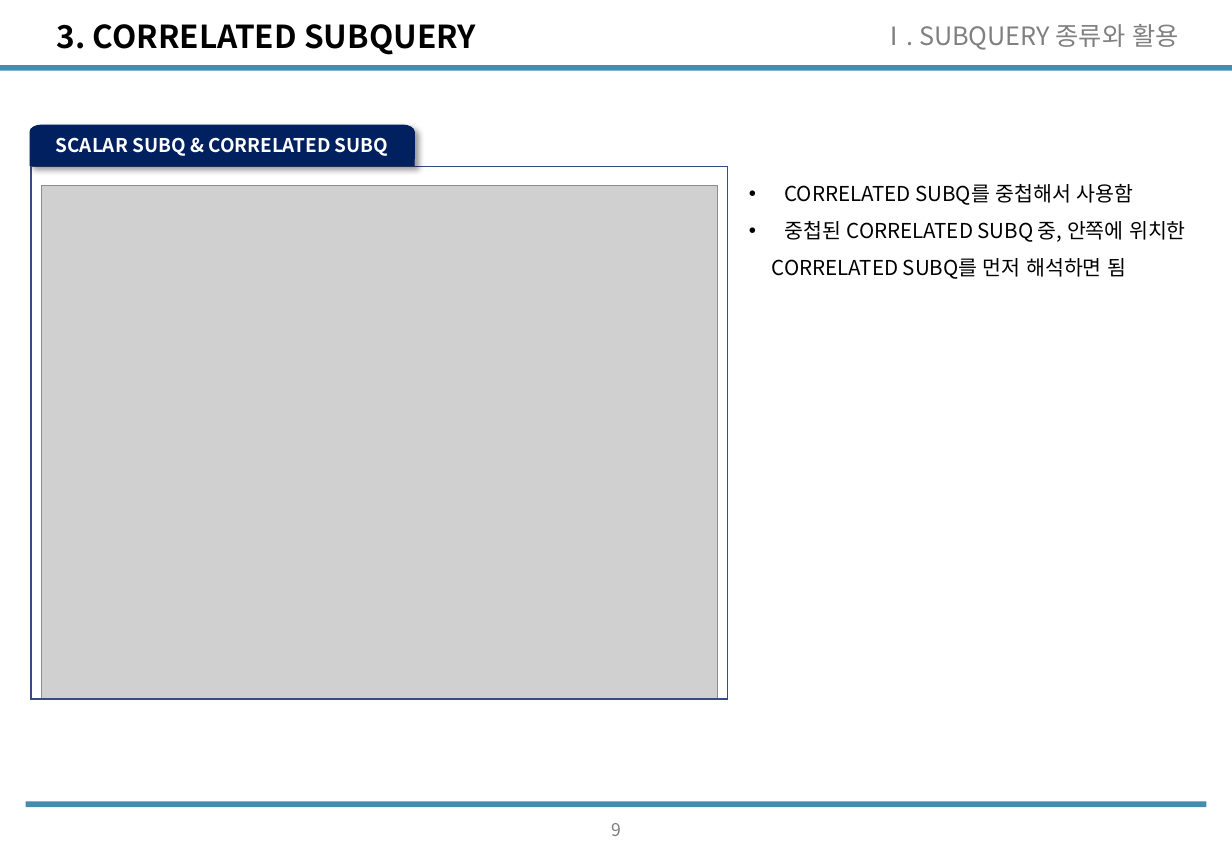
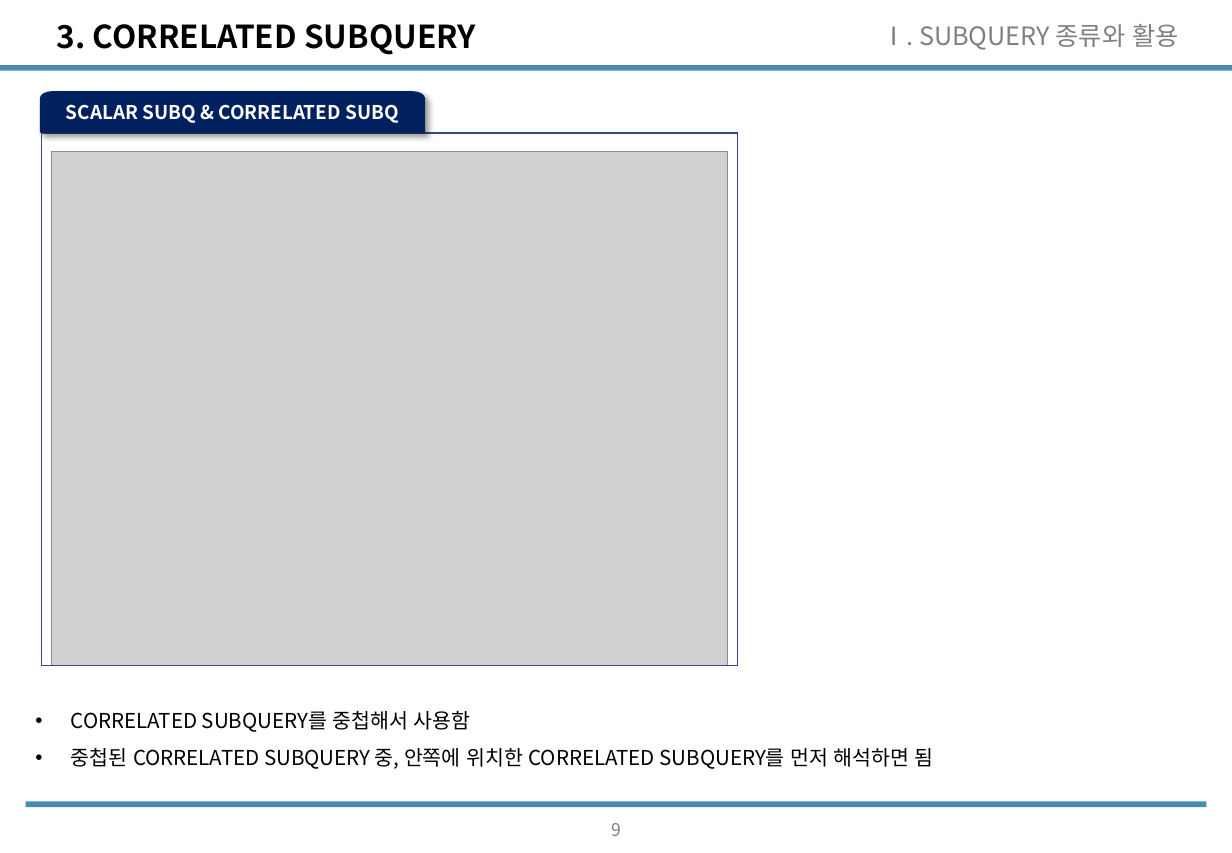
Before and after one commit to wooseok1152/SQL, a slide deck: slide 10 of SQL_seminar/SQL중상급활용_CH2.pptx. Drawn at 1232x853 pixels with LibreOffice and Linux fonts; fonts in the diff are those of the drawing; grey boxes stand for pictures. Boxes give left, top, right and bottom in pixels: in the first picture for what was removed or moved away, otherwise in the second. Text is boxed around its words. In the diff, an @@ line names an element or a change of style, - is before the commit and + after.

```diff
--- a/SQL_seminar/SQL중상급활용_CH2.pptx
+++ b/SQL_seminar/SQL중상급활용_CH2.pptx
@@ 1 picture, 1 freeform shape, 1 rectangle: place and size @@
-1 picture, 1 freeform shape, 1 rectangle at [30, 125, 727, 700]
+1 picture, 1 freeform shape, 1 rectangle at [41, 92, 737, 667]
@@ text at [71, 711, 934, 769]: text changed @@
-• CORRELATED SUBQ를 중첩해서 사용함
-• 중첩된 CORRELATED SUBQ 중, 안쪽에 위치한
-CORRELATED SUBQ를 먼저 해석하면 됨
+• CORRELATED SUBQUERY를 중첩해서 사용함
+• 중첩된 CORRELATED SUBQUERY 중, 안쪽에 위치한 CORRELATED SUBQUERY를 먼저 해석하면 됨
```
Also in this commit, not shown: 3 other slides changed, 12 slides added, 1 other file.
